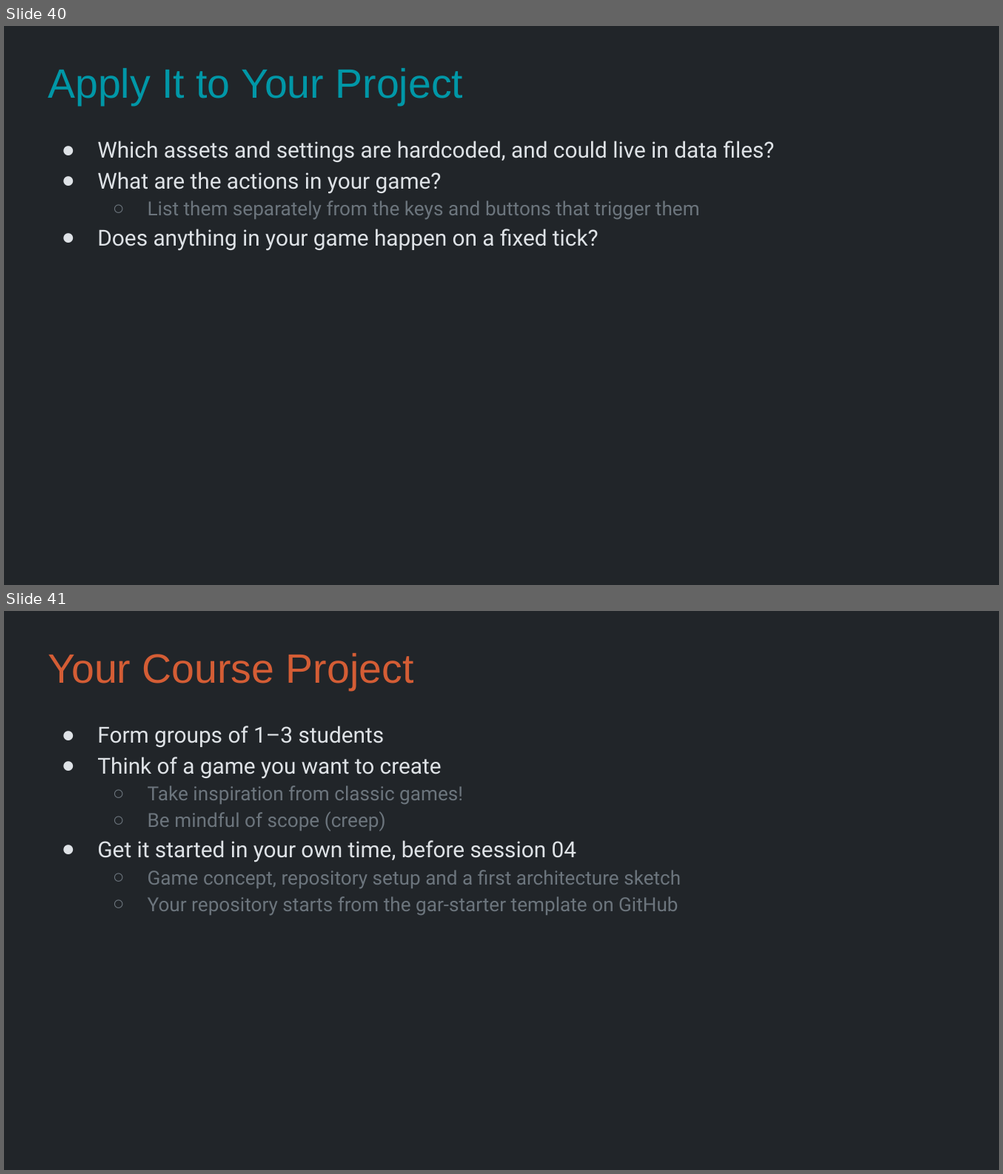
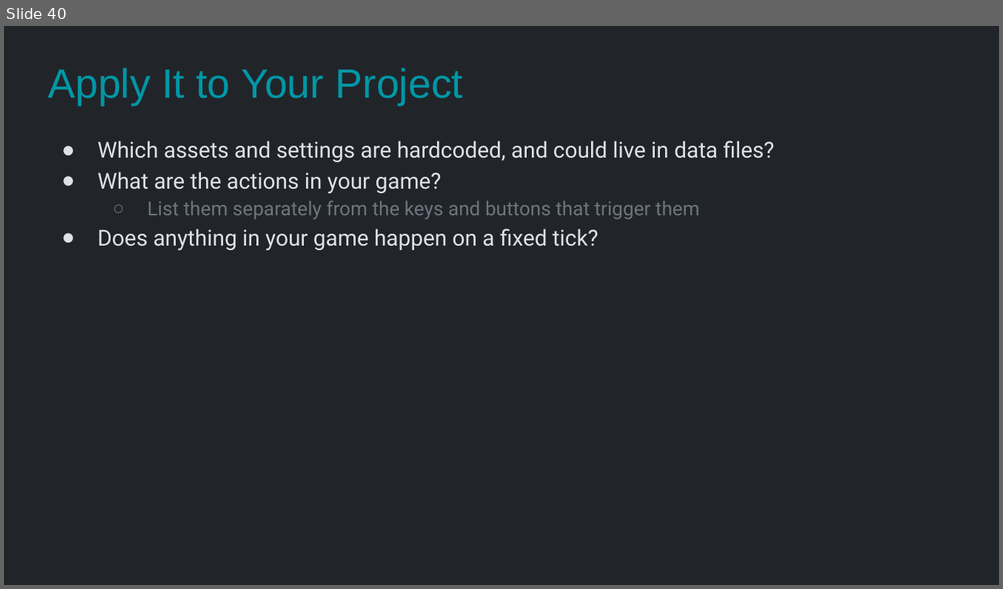
Before and after one commit to Metamate/gar, a slide deck: slides/03 Snake.pptx. Shown one above the other, each under a label of ours: slides 40 and 41 before the commit, slide 40 after it. The pictures are 1003x1174 and 1003x589 pixels, drawn with LibreOffice and Linux fonts; fonts in the diff are those of the drawing. Boxes give left, top, right and bottom in pixels: in the first picture for what was removed or moved away, otherwise in the second. Text is boxed around its words. In the diff, an @@ line names an element or a change of style, - is before the commit and + after.

```diff
--- a/slides/03 Snake.pptx
+++ b/slides/03 Snake.pptx
@@ slide 41 removed at box(4, 611, 999, 1170), background #212529 @@
@@ title removed at box(48, 653, 414, 690) @@
-Your Course Project
@@ text removed at box(97, 726, 680, 916) @@
-● Form groups of 1–3 students
-● Think of a game you want to create
-  ○ Take inspiration from classic games!
-  ○ Be mindful of scope (creep)
-● Get it started in your own time, before session 04
-  ○ Game concept, repository setup and a first architecture sketch
-  ○ Your repository starts from the gar-starter template on GitHub
```
Also in this commit, not shown: 12 other files.
